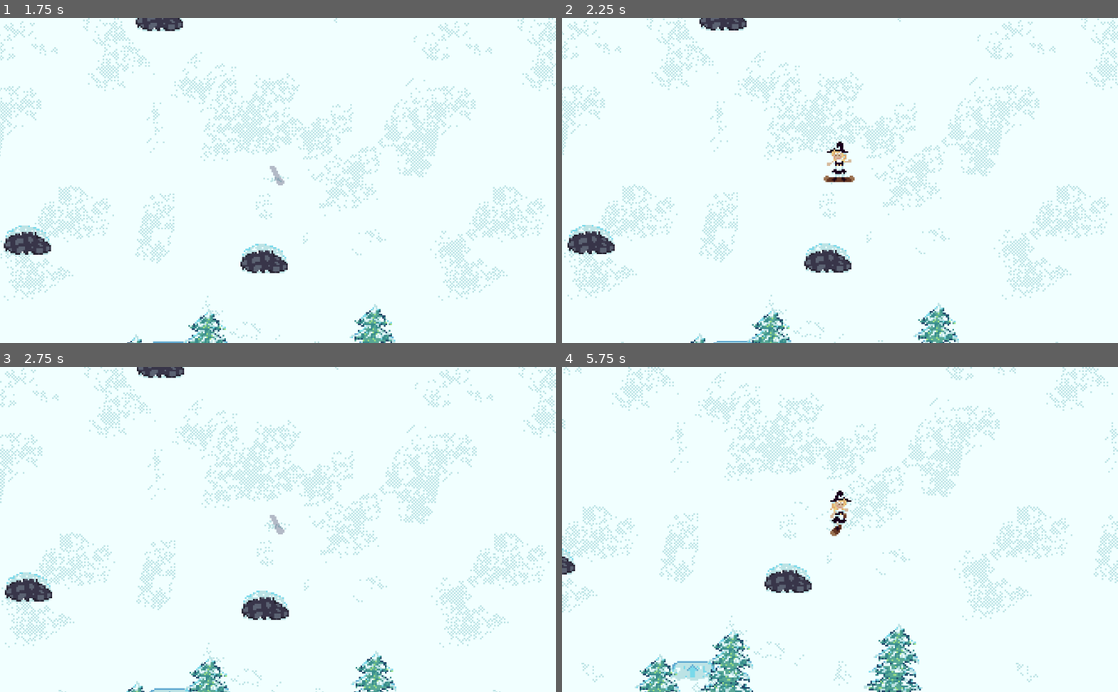
Above: before the commit, frames 1-4 (two rows, left to right).
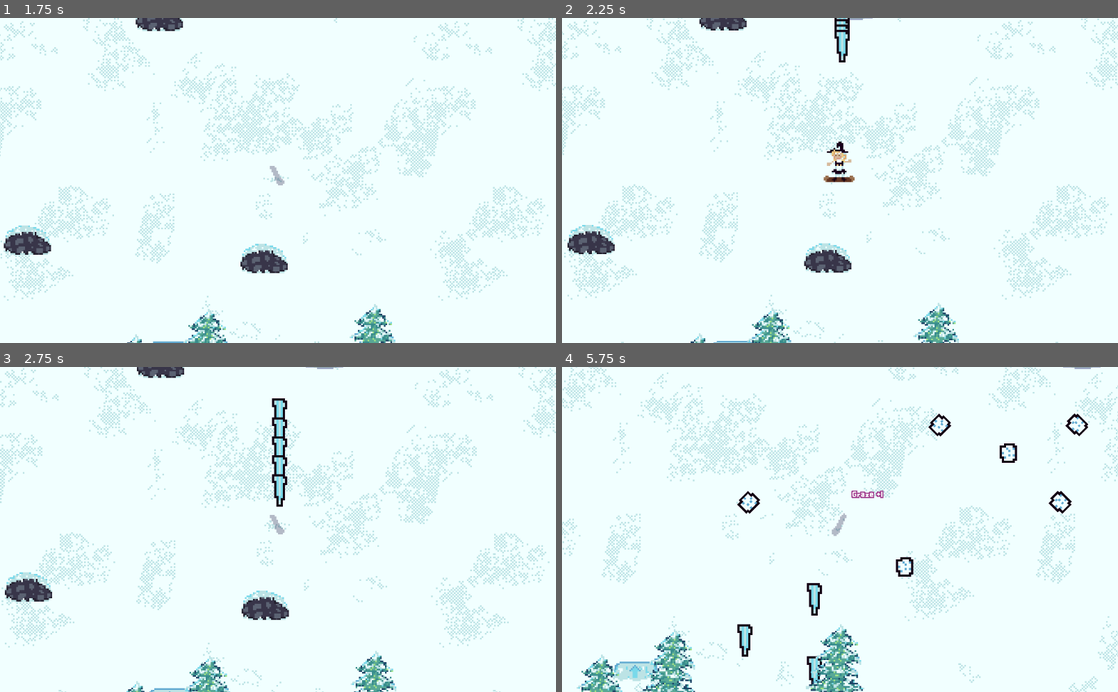
Above: after the commit, the same moments.

Repository: jiisloth/CirnoGoesSkiing
Game: Godot game, scene res://scenes/World.tscn
Two runs of this game, one before a commit and one after it. Both use one fixed random seed, a clock stepped at 60 frames per second and the inputs below.
Inputs:
- Up to frame 1 (1.75 s): hold Right (right) 0.53-1.28 s; hold X (indy) 0.53-1.28 s; tap Space (jump) at 0.77, 1.52 s; hold Left (left) from 1.28 s (still down); tap Z (melon) at 1.35 s
- Up to frame 2 (2.25 s): release Left (left) at 2.03 s; hold Right (right) from 2.03 s (still down); hold C (nose) from 2.03 s (still down)
- Up to frame 3 (2.75 s): keep holding Right (right); keep holding C (nose)
- Up to frame 4 (5.75 s): release Right (right) at 2.78 s; release C (nose) at 2.78 s; hold Up (up) 2.78-3.53 s; tap Down (stop) at 2.85 s; tap Space (jump) at 3.02, 3.77, 4.52 s; hold X (indy) 3.53-4.28 s; hold Left (left) from 3.53 s (still down); tap Z (melon) at 4.35 s; hold C (nose) from 5.03 s (still down)

Frame 1 is identical in both runs. In frame 2, 0.3% of the frame differs, in the area x 49-56%, y 0-14%; in frame 3, 0.8%; in frame 4, 18%, in the area x 0-100%, y 0-100%.

Commit message:
Added bullet graze and stuff

Diff:
--- a/Game/scenes/BossBullet.gd
+++ b/Game/scenes/BossBullet.gd
@@ -4,51 +4,29 @@
 var tex2 = preload("res://img/pixelart/jaapuikkotaijotain.png")
 
 var speed = 500
-var moving = false
-var offset = Vector2()
-var player
 var movement = Vector2()
 var damage = 5
-var wave = 0
-var yspeed = 0
-var age = 0
 var health = 1
-var track = 0
-var target = false
-var targeting = 0
-var hb_scale = 1
-var color = false
 var texType = 0
+const moving = true
+
+var graze = true
 
 func _ready():
-    $CollisionShape2D.scale *= hb_scale
     if texType == 2:
         $Sprite.rotation = deg2rad(-90)
         $Sprite.texture = tex2
+        $Sphere.disabled = true
+        $Stick.disabled = false
     else:
         $Sprite.texture = tex1
+        $Sphere.disabled = false
+        $Stick.disabled = true
     $Sprite.position = Vector2.UP.rotated(-rotation)*20
-    if track > 0:
-        $Track.monitoring = true
 
 
 func _physics_process(delta):
-    age += delta
-    yspeed = cos(age*40+wave*10)
-    $Sprite.position = Vector2.UP.rotated(-rotation)*20
-    if moving:
-        if track > 0:
-            targeting += delta*6*track
-            $Track.scale = Vector2.ONE*clamp(targeting, 0, 5)
-            if target:
-                if is_instance_valid(target):
-                    rotation = lerp_angle(rotation, (target.global_position-global_position).angle(), track/50.0)
-                else:
-                    target = false
-                    targeting = 0.5
-        global_position += ((movement + Vector2(speed,yspeed*wave*500).rotated(rotation))*delta)
-    else:
-        global_position = player.global_position + offset
+    global_position += ((movement + Vector2(speed,0).rotated(rotation))*delta)
 
 
 func hit(dmg):
@@ -60,11 +38,6 @@
     queue_free()
 
 
-func _on_Track_area_entered(area):
-    if not target:
-        if area.is_in_group("Obstacles"):
-            target = area
-
 
 func _on_VisibilityNotifier2D_screen_exited():
     queue_free()
@@ -72,4 +45,6 @@
 
 func _on_Bullet_body_entered(body):
     if body.name == "Player":
-        body.hit(damage, 0)
+        if body.height < 20:
+            graze = false
+            body.hit(damage, 0)
--- a/Game/scenes/BossBullet.tscn
+++ b/Game/scenes/BossBullet.tscn
@@ -3,36 +3,32 @@
 [ext_resource path="res://img/pixelart/pikkulumipallo.png" type="Texture" id=1]
 [ext_resource path="res://scenes/BossBullet.gd" type="Script" id=2]
 
+[sub_resource type="CapsuleShape2D" id=2]
+radius = 6.0
+height = 36.0
+
 [sub_resource type="CircleShape2D" id=1]
-radius = 4.12311
+radius = 9.0
 
-[sub_resource type="CircleShape2D" id=2]
-radius = 85.0
-
-[node name="Bullet" type="Area2D" groups=["Bullet"]]
+[node name="BossBullet" type="Area2D" groups=["Bossbullet", "Bullet"]]
 collision_layer = 0
 script = ExtResource( 2 )
 
 [node name="Sprite" type="Sprite" parent="."]
 position = Vector2( -1, -1 )
-scale = Vector2( 2, 2 )
+scale = Vector2( 4, 4 )
 texture = ExtResource( 1 )
 
-[node name="CollisionShape2D" type="CollisionShape2D" parent="."]
+[node name="Stick" type="CollisionShape2D" parent="."]
+rotation = 1.5708
+shape = SubResource( 2 )
+disabled = true
+
+[node name="Sphere" type="CollisionShape2D" parent="."]
 shape = SubResource( 1 )
 
-[node name="Track" type="Area2D" parent="."]
-scale = Vector2( 0.1, 0.1 )
-monitoring = false
-monitorable = false
-
-[node name="CollisionShape2D" type="CollisionShape2D" parent="Track"]
-shape = SubResource( 2 )
-
 [node name="VisibilityNotifier2D" type="VisibilityNotifier2D" parent="."]
-visible = false
-rect = Rect2( -500, -500, 1000, 1000 )
+rect = Rect2( -50, -50, 100, 100 )
 
 [connection signal="body_entered" from="." to="." method="_on_Bullet_body_entered"]
-[connection signal="area_entered" from="Track" to="." method="_on_Track_area_entered"]
 [connection signal="screen_exited" from="VisibilityNotifier2D" to="." method="_on_VisibilityNotifier2D_screen_exited"]
--- a/Game/scenes/Bullet.gd
+++ b/Game/scenes/Bullet.gd
@@ -65,3 +65,12 @@
 
 func _on_VisibilityNotifier2D_screen_exited():
     queue_free()
+
+
+func _on_Bullet_area_entered(area):
+    if area.is_in_group("Boss"):
+        area.get_parent().boss_hit(damage)
+        if moving or health > 1:
+            health -= 3
+            if health < 0:
+                die()
--- a/Game/scenes/Bullet.tscn
+++ b/Game/scenes/Bullet.tscn
@@ -42,5 +42,6 @@
 visible = false
 rect = Rect2( -500, -500, 1000, 1000 )
 
+[connection signal="area_entered" from="." to="." method="_on_Bullet_area_entered"]
 [connection signal="area_entered" from="Track" to="." method="_on_Track_area_entered"]
 [connection signal="screen_exited" from="VisibilityNotifier2D" to="." method="_on_VisibilityNotifier2D_screen_exited"]
--- a/Game/scenes/Obstacle.gd
+++ b/Game/scenes/Obstacle.gd
@@ -39,11 +39,3 @@
             health -= area.damage
             if health < 0:
                 die()
-
-
-
-func _on_Grace_body_exited(body):
-    if body.name == "Player":
-        if graze:
-            body.graze()
-        graze = true
--- a/Game/scenes/Player.gd
+++ b/Game/scenes/Player.gd
@@ -334,3 +334,12 @@
 
 func angle_difference(from,to):
     return Vector2.UP.rotated(from).angle_to(Vector2.UP.rotated(to))
+
+
+func _on_Graze_area_exited(area):
+    if area.is_in_group("Bossbullet") or area.is_in_group("Obstacle"):
+        if area.is_in_group("Obstacle"):
+            area = area.get_parent()
+        if area.graze:
+            graze()
+        area.graze = true
--- a/Game/scenes/Player.tscn
+++ b/Game/scenes/Player.tscn
@@ -22,6 +22,8 @@
 orbit_velocity_random = 0.0
 scale = 3.0
 color = Color( 0.741176, 0.894118, 0.901961, 1 )
+
+[sub_resource type="CircleShape2D" id=3]
 
 [node name="Player" type="KinematicBody2D"]
 script = ExtResource( 2 )
@@ -80,3 +82,10 @@
 [node name="Damaged" type="Timer" parent="."]
 wait_time = 1.5
 one_shot = true
+
+[node name="Graze" type="Area2D" parent="."]
+
+[node name="CollisionShape2D" type="CollisionShape2D" parent="Graze"]
+shape = SubResource( 3 )
+
+[connection signal="area_exited" from="Graze" to="." method="_on_Graze_area_exited"]
--- a/Game/scenes/Powerup.gd
+++ b/Game/scenes/Powerup.gd
@@ -12,8 +12,8 @@
         var d = (target.global_position-global_position)
         var dist = d.length()
         var ndir = d.angle()
-        var speed = clamp((320-dist)/100.0,0,2)
-        dir = lerp_angle(dir, ndir, 0.7)
+        var speed = clamp((320-dist)/100.0,0,3)
+        dir = lerp_angle(dir, ndir, 0.6)
         position += Vector2(speed,0).rotated(dir)
     if entered:
         if entered.height < 1 + 8*height_get:
--- a/Game/scenes/Rock.tscn
+++ b/Game/scenes/Rock.tscn
@@ -6,9 +6,6 @@
 [sub_resource type="CapsuleShape2D" id=1]
 radius = 4.99988
 height = 66.0003
-
-[sub_resource type="CapsuleShape2D" id=2]
-height = 66.0
 
 [node name="Rock" type="Node2D"]
 script = ExtResource( 2 )
@@ -26,12 +23,5 @@
 rotation = 1.5708
 shape = SubResource( 1 )
 
-[node name="Grace" type="Area2D" parent="."]
-
-[node name="CollisionShape2D" type="CollisionShape2D" parent="Grace"]
-rotation = 1.5708
-shape = SubResource( 2 )
-
 [connection signal="area_entered" from="Area2D" to="." method="_on_Area2D_area_entered"]
 [connection signal="body_entered" from="Area2D" to="." method="_on_Area2D_body_entered"]
-[connection signal="body_exited" from="Grace" to="." method="_on_Grace_body_exited"]
--- a/Game/scenes/SnowballBoss.gd
+++ b/Game/scenes/SnowballBoss.gd
@@ -2,7 +2,7 @@
 
 export(PackedScene) var Bullet
 
-onready var player := get_tree().get_root().get_node("World").get_node("Player")
+onready var player := get_tree().get_root().get_node("World/Player")
 
 var pos = Vector2.ZERO
 var screenSize = Vector2.ZERO
@@ -59,8 +59,8 @@
         elif xOffset < xOffsetMin and moveWay == -1:
             moveWay = 1
 
-    $Sprite.rotation -= 1 * delta
     deltaTime += delta
+    $Sprite.frame = int(deltaTime*abs(0.04*player.velocity.y))%8
 
     if deltaTime > shootPause and shooting == true:
         var num = randi()%5
@@ -76,7 +76,6 @@
 func create_bullet(d, speed, type):
     var bullet = Bullet.instance()
     bullet.speed = abs(player.movespeed) + speed
-    bullet.scale *= 2
     bullet.rotation = self.rotation + deg2rad(d)
     bullet.position = self.position
     if type == 1:
@@ -84,7 +83,6 @@
     if type == 2:
         bullet.texType = type
     get_parent().add_child(bullet)
-    bullet.moving = true
 
 
 func bullet_phase1(num):
@@ -122,6 +120,19 @@
     bossHealth -= dmg
     if bossHealth <= 0:
         die()
+    else:
+        var tween = Tween.new()
+        add_child(tween)
+        tween.interpolate_property($Sprite, "position:y", -38, -100, 0.1, Tween.TRANS_LINEAR, Tween.EASE_OUT)
+        tween.start()
+        yield(get_tree().create_timer(0.1), "timeout")
+        tween.interpolate_property($Sprite, "position:y", -100, -38, 0.1, Tween.TRANS_LINEAR, Tween.EASE_IN)
+        tween.start()
+        yield(get_tree().create_timer(0.2), "timeout")
+        tween.queue_free()
+
+
+
 
 func die():
     queue_free()
--- a/Game/scenes/SnowballBoss.tscn
+++ b/Game/scenes/SnowballBoss.tscn
@@ -1,22 +1,34 @@
-[gd_scene load_steps=5 format=2]
+[gd_scene load_steps=6 format=2]
 
 [ext_resource path="res://scenes/SnowballBoss.gd" type="Script" id=1]
-[ext_resource path="res://img/pixelart/isolumipallo.png" type="Texture" id=2]
+[ext_resource path="res://img/pixelart/CirnoBall.png" type="Texture" id=2]
 [ext_resource path="res://scenes/BossBullet.tscn" type="PackedScene" id=3]
+[ext_resource path="res://img/pixelart/cirnoballshadow.png" type="Texture" id=4]
 
 [sub_resource type="CircleShape2D" id=1]
 radius = 35.0
 
 [node name="SnowballBoss" type="Node2D"]
+position = Vector2( 0, 6 )
 script = ExtResource( 1 )
 Bullet = ExtResource( 3 )
 
+[node name="Cirnoballshadow" type="Sprite" parent="."]
+modulate = Color( 1, 1, 1, 0.411765 )
+position = Vector2( -37, -11 )
+scale = Vector2( 3, 3 )
+texture = ExtResource( 4 )
+centered = false
+
 [node name="Sprite" type="Sprite" parent="."]
 position = Vector2( -1, -38 )
+scale = Vector2( 3, 3 )
 texture = ExtResource( 2 )
+hframes = 8
 
-[node name="Area2D" type="Area2D" parent="."]
+[node name="Area2D" type="Area2D" parent="." groups=["Boss"]]
 
 [node name="CollisionShape2D" type="CollisionShape2D" parent="Area2D"]
-position = Vector2( 0, -38 )
+position = Vector2( 0, -10 )
+scale = Vector2( 1, 0.5 )
 shape = SubResource( 1 )
--- a/Game/scenes/Tree.tscn
+++ b/Game/scenes/Tree.tscn
@@ -1,13 +1,10 @@
-[gd_scene load_steps=5 format=2]
+[gd_scene load_steps=4 format=2]
 
 [ext_resource path="res://img/pixelart/tree.png" type="Texture" id=1]
 [ext_resource path="res://scenes/Obstacle.gd" type="Script" id=2]
 
 [sub_resource type="CircleShape2D" id=1]
 radius = 29.0172
-
-[sub_resource type="CircleShape2D" id=2]
-radius = 46.0109
 
 [node name="Tree" type="Node2D"]
 script = ExtResource( 2 )
@@ -23,11 +20,5 @@
 scale = Vector2( 3, 3 )
 texture = ExtResource( 1 )
 
-[node name="Grace" type="Area2D" parent="."]
-
-[node name="CollisionShape2D" type="CollisionShape2D" parent="Grace"]
-shape = SubResource( 2 )
-
 [connection signal="area_entered" from="Area2D" to="." method="_on_Area2D_area_entered"]
 [connection signal="body_entered" from="Area2D" to="." method="_on_Area2D_body_entered"]
-[connection signal="body_exited" from="Grace" to="." method="_on_Grace_body_exited"]
--- a/Game/scenes/World.tscn
+++ b/Game/scenes/World.tscn
@@ -1,8 +1,9 @@
-[gd_scene load_steps=4 format=2]
+[gd_scene load_steps=5 format=2]
 
 [ext_resource path="res://scenes/World.gd" type="Script" id=1]
 [ext_resource path="res://scenes/Chunk.tscn" type="PackedScene" id=2]
 [ext_resource path="res://scenes/Player.tscn" type="PackedScene" id=3]
+[ext_resource path="res://scenes/SnowballBoss.tscn" type="PackedScene" id=4]
 
 [node name="World" type="YSort"]
 script = ExtResource( 1 )
@@ -11,3 +12,5 @@
 [node name="Chunks" type="YSort" parent="."]
 
 [node name="Player" parent="." instance=ExtResource( 3 )]
+
+[node name="SnowballBoss" parent="." instance=ExtResource( 4 )]
Binary file added: Game/img/pixelart/cirnoballshadow.png
Not shown, added: Game/img/pixelart/cirnoballshadow.png.import
Not shown: 1 places in Game/scenes/Player.tscn that only renumber resources
Not shown: 1 places in Game/scenes/Rock.tscn that only renumber resources
